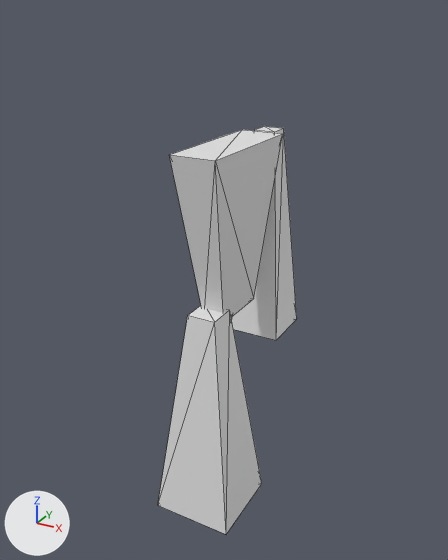
An edit to the OBJ model assets/entity/player/default/mimita-char-concise-v3.obj, drawn before and after from the same camera.
Before and after are seen from a camera (50 mm lens) standing at (1.92, -3.59, 3.49) and looking at (-0.06, 0.0, 1.69). The axes (+X, +Y, +Z) are drawn at lower left. The lights are the same throughout. The picture after the commit comes second. Mesh edges are drawn as thin lines. Where no turn or scale is listed for an object, it has been applied to the vertices.

The scene before the commit, as lines of its bpy script (objects in view):
```python
me_mimita_char_concise_v3 = bpy.data.meshes.new('mimita-char-concise-v3')
me_mimita_char_concise_v3.from_pydata(...)  # 24 vertices, 36 faces; spans x -0.31..0.29, y -0.6..0.81, z -0.03..2.67
ob_mimita_char_concise_v3 = bpy.data.objects.new('mimita-char-concise-v3', me_mimita_char_concise_v3)
ob_mimita_char_concise_v3.location = (0.0, 0.0, 0.0)
```
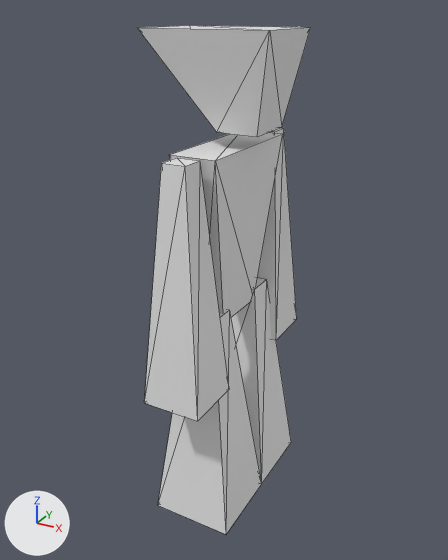
Pixel boxes [x1, y1, x2, y2] of what changed, in the pictures (448 x 560 px):
'mimita-char-concise-v3', reshaped (24% wider, 25% taller)
    before: [158, 126, 297, 534]
    after: [138, 25, 311, 534]
part 1 of me_mimita_char_concise_v3, added
    after: [144, 158, 229, 421]
part 2 of me_mimita_char_concise_v3, built on
    after: [138, 25, 311, 483]

The change, as a diff of the scene's bpy script:
```diff
--- a/assets/entity/player/default/mimita-char-concise-v3.obj.py
+++ b/assets/entity/player/default/mimita-char-concise-v3.obj.py
@@ me_mimita_char_concise_v3 @@
 # used by ob_mimita_char_concise_v3; location = (0.0, 0.0, 0.0)
-me_mimita_char_concise_v3.from_pydata(...)  # 24 vertices, 36 faces; spans x -0.31..0.29, y -0.6..0.81, z -0.03..2.67
+me_mimita_char_concise_v3.from_pydata(...)  # 46 vertices, 72 faces; spans x -0.49..0.39, y -0.81..0.81, z -0.03..3.37
+# me_mimita_char_concise_v3 part 1: the loose piece of 8 vertices spanning x -0.31..0.29, y -0.6..0.0, z -0.03..1.57 is copied, and the copy is scaled about its middle by (0.701, 0.701, 1), then moved by (0.0, -0.3, 1.1); it spans x -0.22..0.2, y -0.81..-0.39, z 1.07..2.67
+# me_mimita_char_concise_v3 part 2
+# 4 faces are deleted
+# 14 vertices are added at x -0.49..0.39, y -0.3..0.6, z -0.03..3.37
+# 28 new faces join them
```
